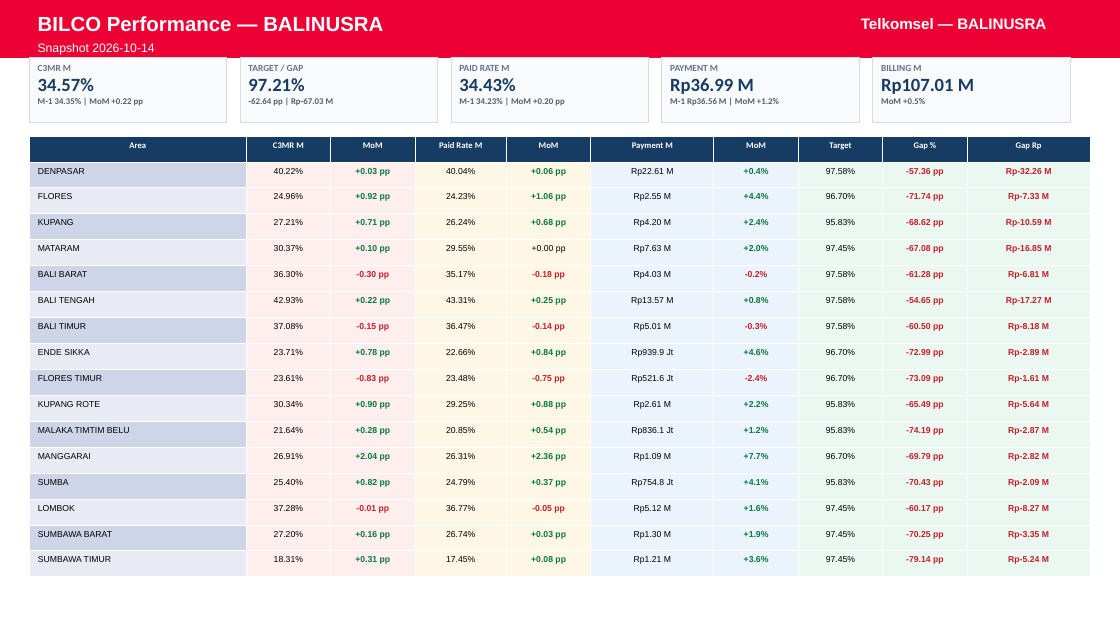
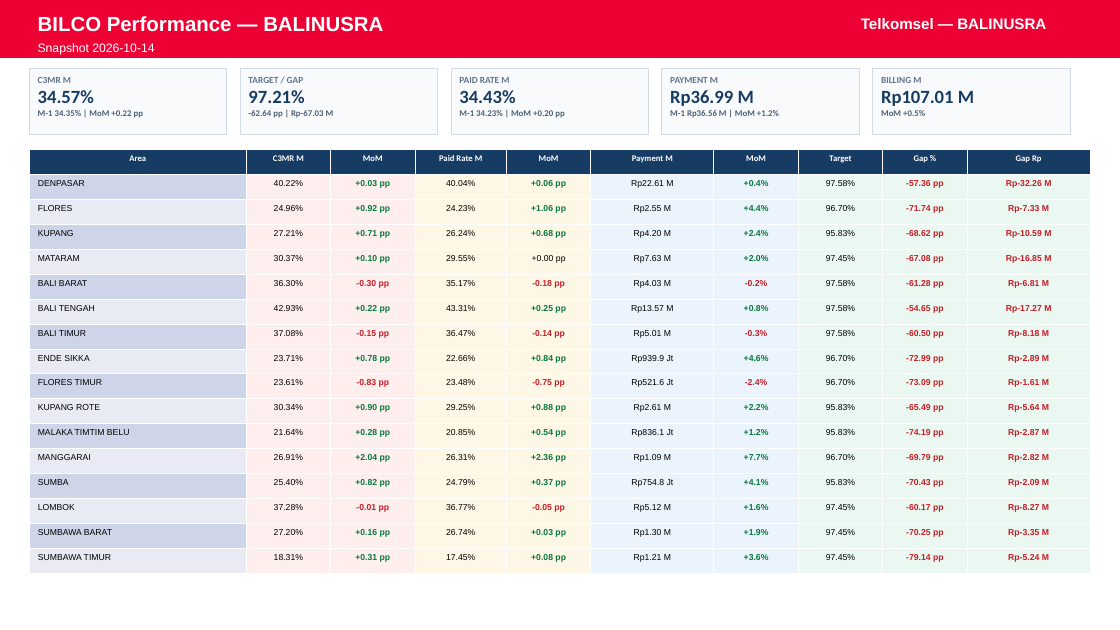
Before and after one commit to linktreehhbalnus-eng/wow_balnus, a slide deck: slide 17 of beta_12wok/reports/BALINUSRA_GM_PERFORMANCE_SUMMARY_20261014_INARA.pptx. Drawn at 1120x630 pixels with LibreOffice and Linux fonts; fonts in the diff are those of the drawing. Boxes give left, top, right and bottom in pixels: in the first picture for what was removed or moved away, otherwise in the second. Text is boxed around its words. In the diff, an @@ line names an element or a change of style, - is before the commit and + after.

```diff
--- a/beta_12wok/reports/BALINUSRA_GM_PERFORMANCE_SUMMARY_20261014_INARA.pptx
+++ b/beta_12wok/reports/BALINUSRA_GM_PERFORMANCE_SUMMARY_20261014_INARA.pptx
@@ 5 rectangles: place and size @@
-5 rectangles at [29, 57, 1070, 123]
+5 rectangles at [29, 69, 1070, 134]
@@ table: place and size @@
-table at [29, 136, 1089, 577]
+table at [29, 150, 1089, 574]
```
Also in this commit, not shown: 3 other slides changed, 11 other files.
